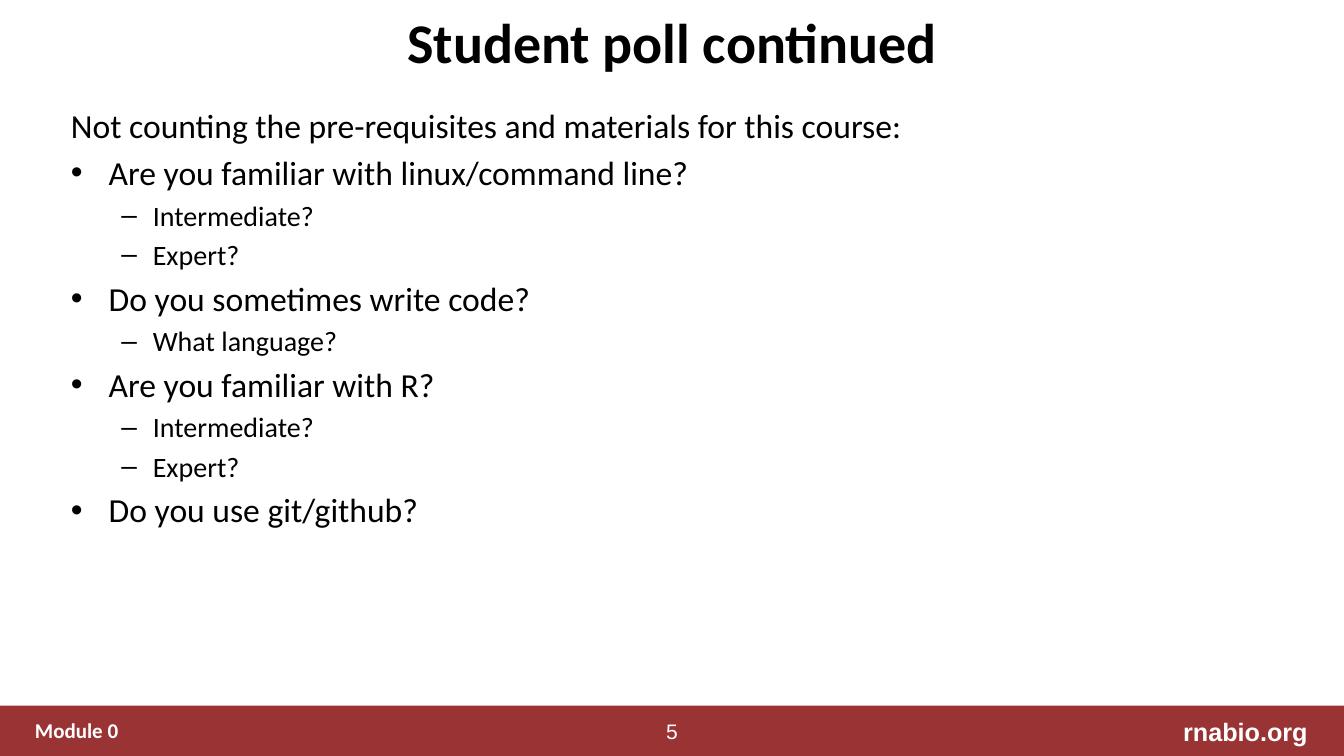
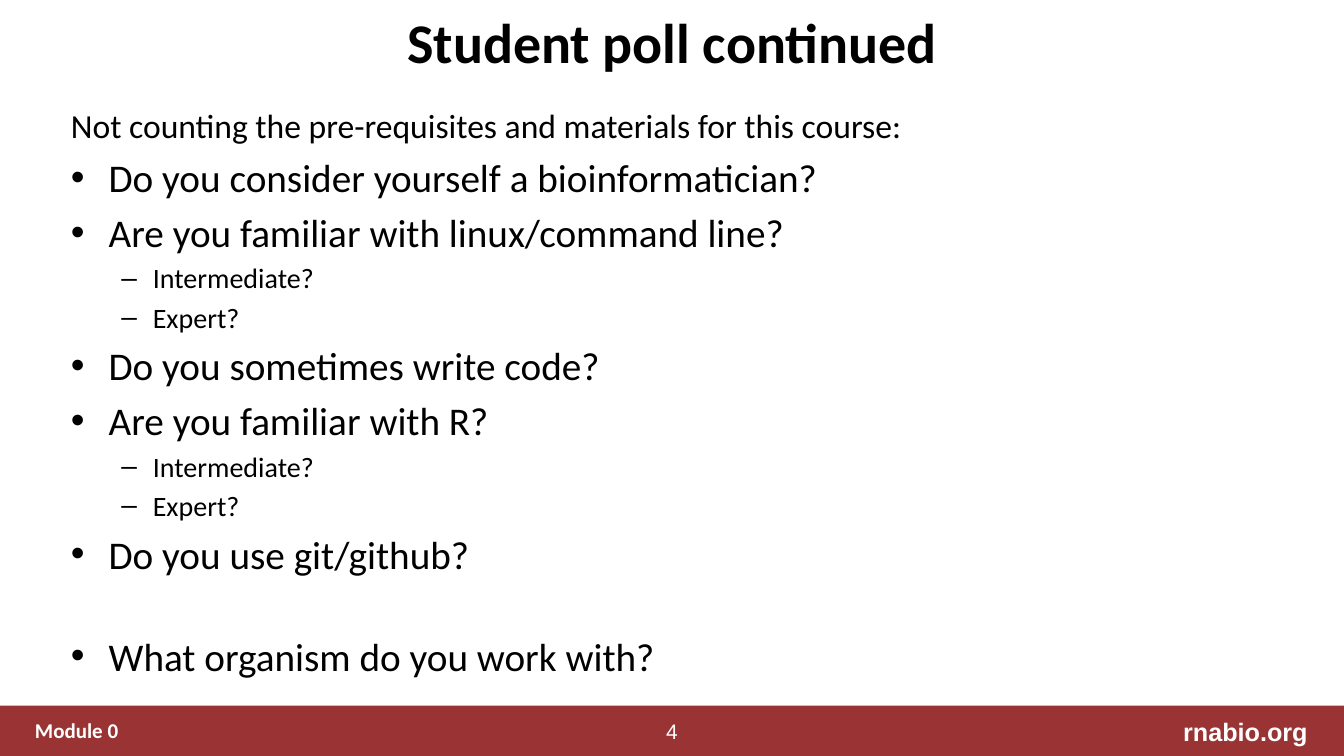
Before and after one commit to griffithlab/rnabio.org, a slide deck: slide 4 of assets/lectures/cbw/2020/full/RNASeq_Module0_Introductions.pptx (slide 5 before the commit). Drawn at 1344x756 pixels with LibreOffice and Linux fonts; fonts in the diff are those of the drawing. Boxes give left, top, right and bottom in pixels: in the first picture for what was removed or moved away, otherwise in the second. Text is boxed around its words. In the diff, an @@ line names an element or a change of style, - is before the commit and + after.

Commit message:
update student poll

```diff
--- a/assets/lectures/cbw/2020/full/RNASeq_Module0_Introductions.pptx
+++ b/assets/lectures/cbw/2020/full/RNASeq_Module0_Introductions.pptx
@@ text at [109, 164, 816, 199]: paragraph added @@
+• Do you consider yourself a bioinformatician?
@@ text at [109, 219, 784, 576]: size 24 to 28 pt in "Are you familiar with linux/command line?", "Do you sometimes write code?", "Are you familiar with R?", "Do you use git/github?" @@
@@ text at [153, 331, 337, 356]: paragraph removed @@
-  – What language?
@@ text at [109, 643, 655, 678]: paragraph added @@
+• What organism do you work with?
@@ page number at [666, 724, 678, 739]: text changed @@
-5
+4
```
Also in this commit, not shown: 1 slide removed, 1 other file.
